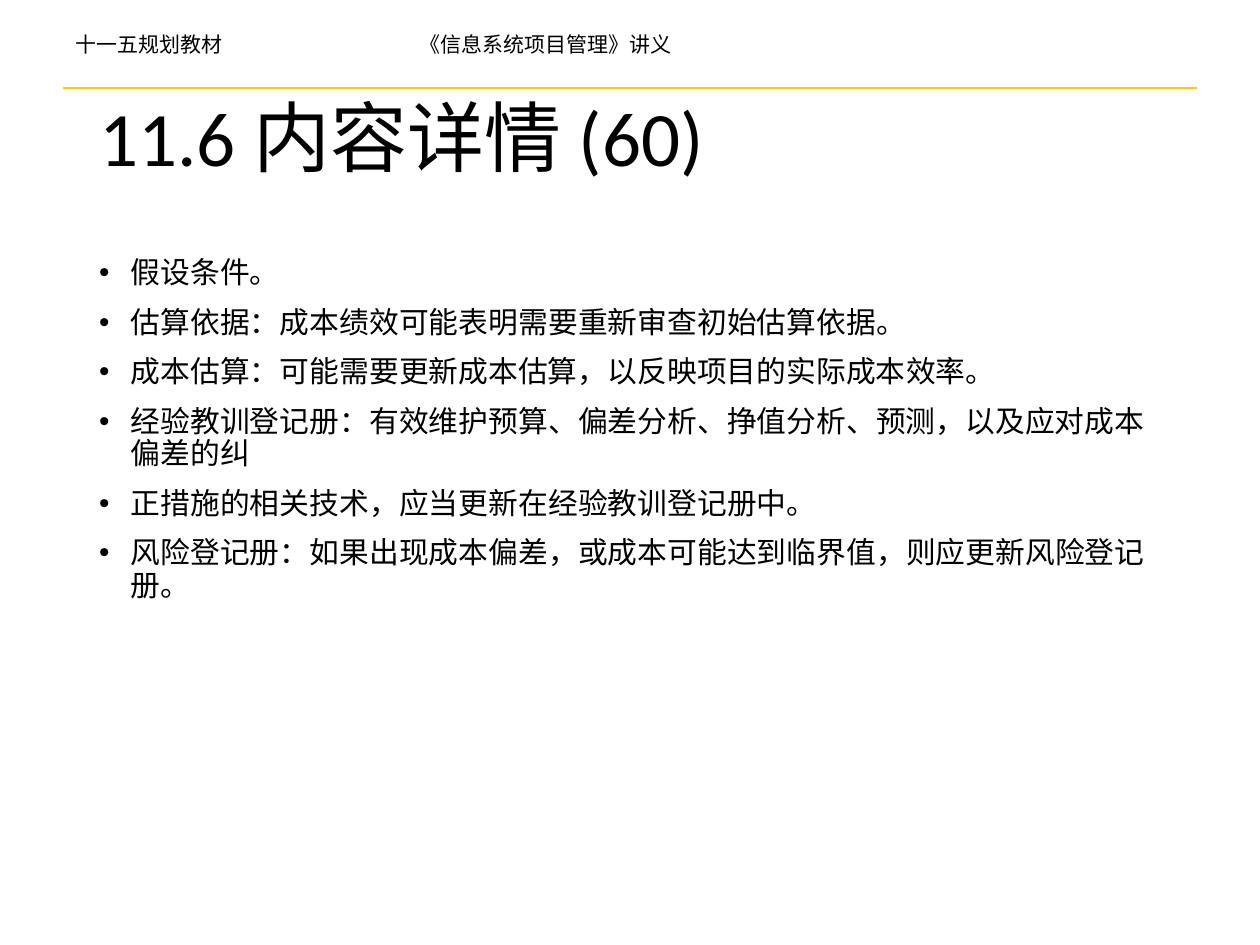
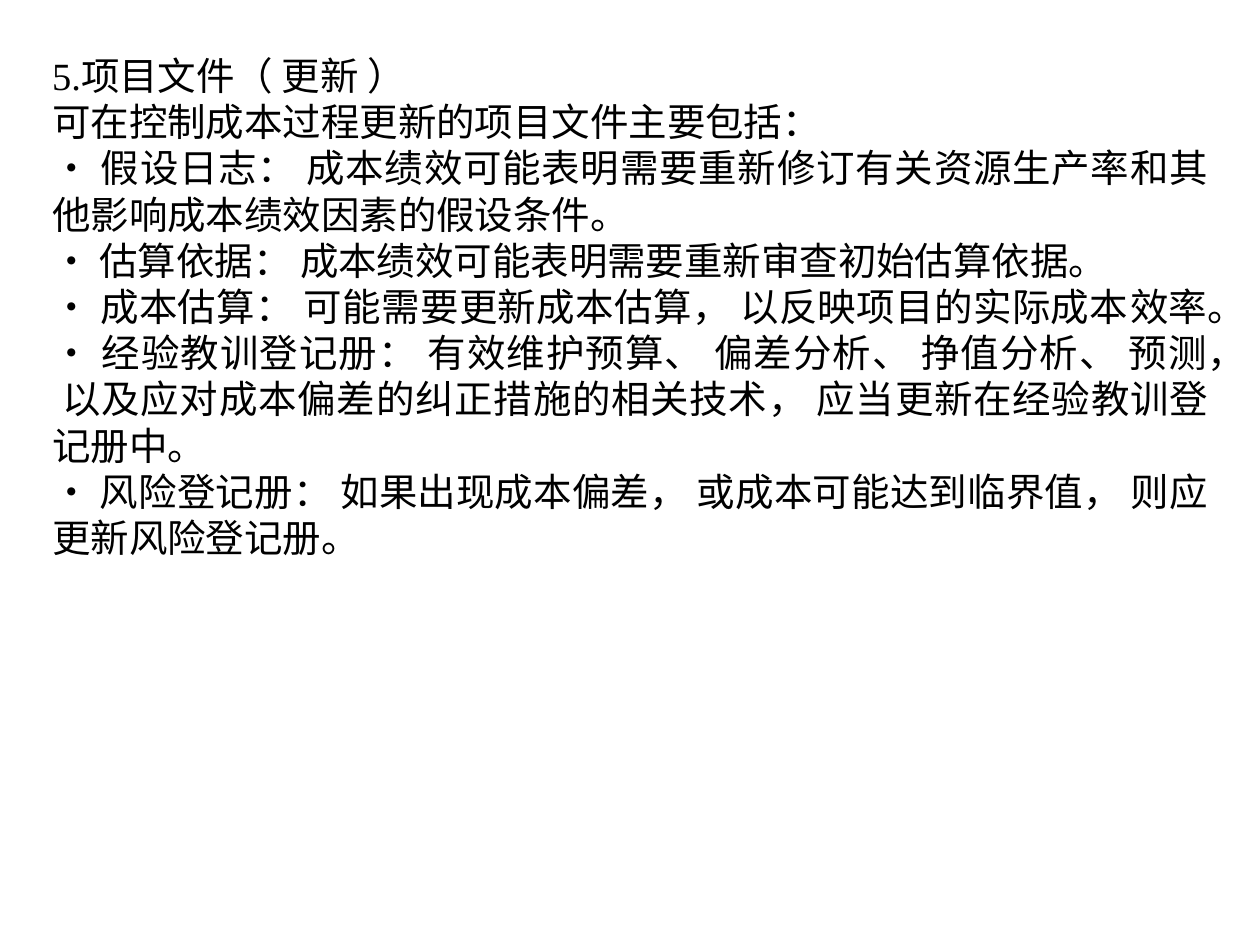
Before and after one commit to yanghui58/project_manager, a slide deck: slide 59 of 第5章 项目成本管理-yh.pptx (slide 106 before the commit). Drawn at 1260x945 pixels with LibreOffice and Linux fonts; fonts in the diff are those of the drawing; background and template pictures are left out. Boxes give left, top, right and bottom in pixels: in the first picture for what was removed or moved away, otherwise in the second. Text is boxed around its words. In the diff, an @@ line names an element or a change of style, - is before the commit and + after.

Commit message:
对项目成本管理进行了更新

```diff
--- a/第5章 项目成本管理-yh.pptx
+++ b/第5章 项目成本管理-yh.pptx
@@ text at box(52, 57, 1246, 555): text changed; size 17 to 22 pt; font Calibri to Times New Roman @@
-• 假设条件。
-• 估算依据：成本绩效可能表明需要重新审查初始估算依据。
-• 成本估算：可能需要更新成本估算，以反映项目的实际成本效率。
-• 经验教训登记册：有效维护预算、偏差分析、挣值分析、预测，以及应对成本偏差的纠
-• 正措施的相关技术，应当更新在经验教训登记册中。
-• 风险登记册：如果出现成本偏差，或成本可能达到临界值，则应更新风险登记册。
+5.项目文件（ 更新 ）
+可在控制成本过程更新的项目文件主要包括：
+• 假设日志： 成本绩效可能表明需要重新修订有关资源生产率和其他影响成本绩效因素的假设条件。
+• 估算依据： 成本绩效可能表明需要重新审查初始估算依据。
+• 成本估算： 可能需要更新成本估算， 以反映项目的实际成本效率。
+• 经验教训登记册： 有效维护预算、 偏差分析、 挣值分析、 预测， 以及应对成本偏差的纠正措施的相关技术， 应当更新在经验教训登记册中。
+• 风险登记册： 如果出现成本偏差， 或成本可能达到临界值， 则应更新风险登记册。
@@ text removed at box(75, 34, 672, 54) @@
-十一五规划教材 《信息系统项目管理》讲义
@@ line removed from (63, 88) to (1197, 88) @@
@@ title removed at box(99, 88, 704, 177) @@
-11.6 内容详情 (60)
```
Also in this commit, not shown: 40 other slides changed, 11 slides added, 59 slides removed.
